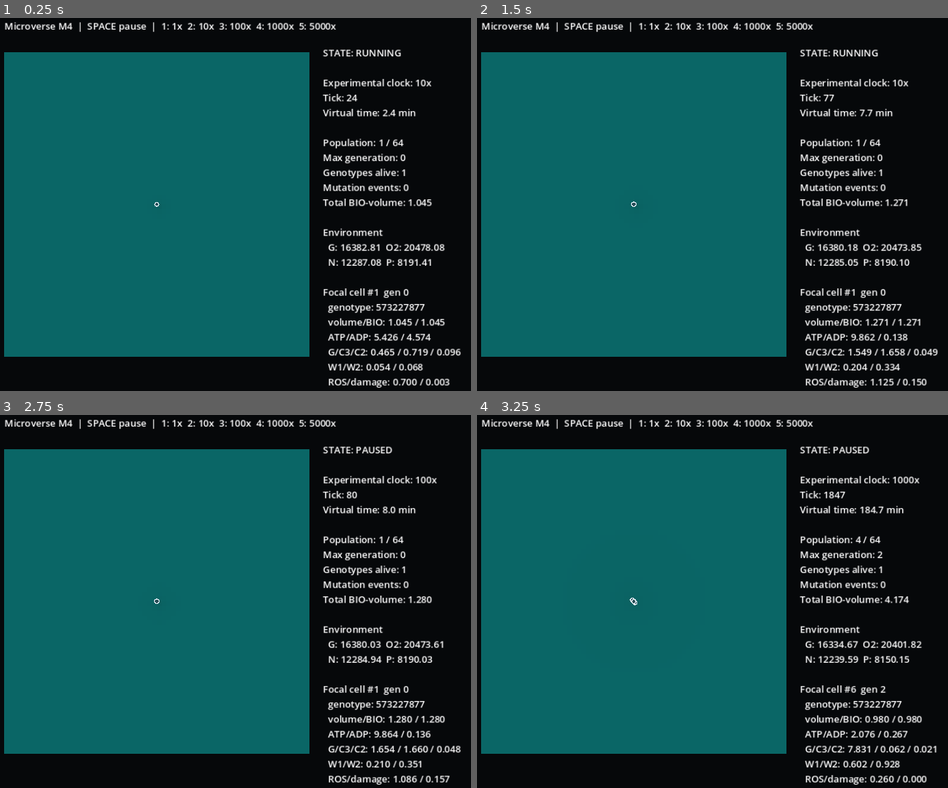
Above: before the commit, frames 1-4 (two rows, left to right).
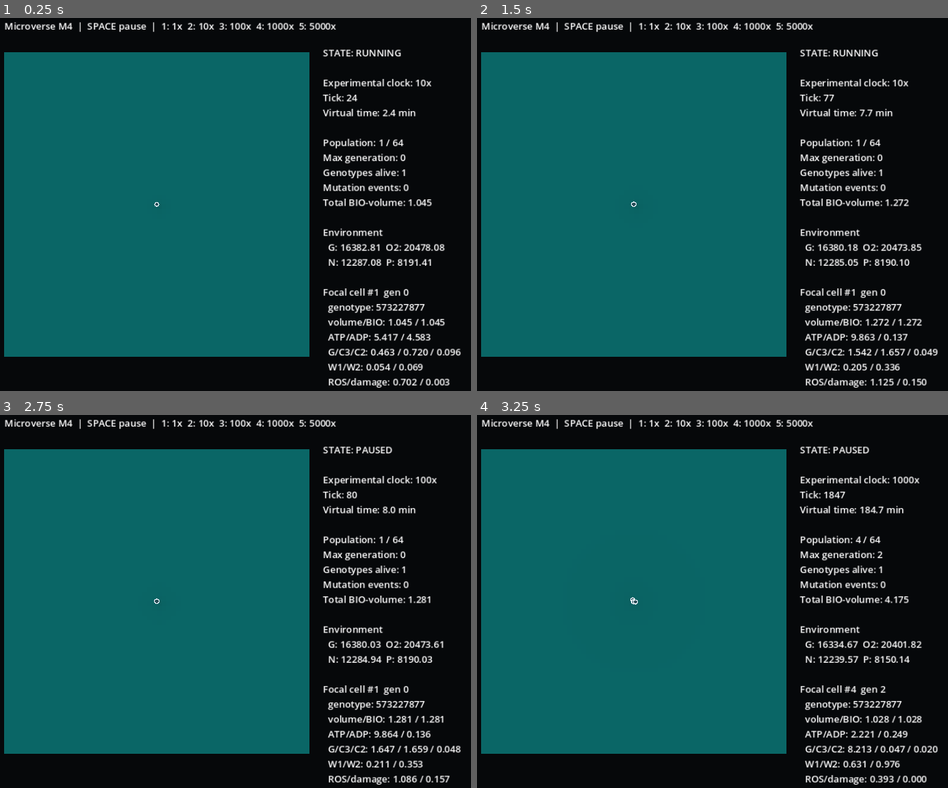
Above: after the commit, the same moments.

Repository: Feynman26/Microverse
Game: Godot game, scene res://src/ui/main.tscn
The game is run twice, just before and just after one commit, with the same random seed, the same clock (stepped at 60 frames per second) and the same inputs.
Inputs:
- Up to frame 1 (0.25 s): no input
- Up to frame 2 (1.5 s): tap Enter at 0.5 s; tap 1 at 0.6 s; tap Space at 0.77, 1.25 s; tap 2 at 1.35 s
- Up to frame 3 (2.75 s): tap Space at 1.52 s; tap Enter at 2 s; tap 3 at 2.1 s
- Up to frame 4 (3.25 s): tap Space at 2.75, 3.02 s; tap 4 at 2.85 s

The runs differ from the first frame. In frame 1, 0.1% of the frame differs, in the area x 82-92%, y 84-99%; in frame 2, 0.1%; in frame 3, 0.1%; in frame 4, 0.4%, in the area x 32-98%, y 48-99%.

Commit message:
fix: recycle expression turnover material within each molecular step

Diff:
--- a/src/expression/expression_solver.gd
+++ b/src/expression/expression_solver.gd
@@ -23,55 +23,82 @@
 	assert(dt >= 0.0)
 	state.assert_matches_genome(genome)
 	if dt <= 0.0:
-		return {"transcription": 0.0, "translation": 0.0, "atp_cost": 0.0, "regulation": {}}
+		return {"transcription": 0.0, "translation": 0.0, "atp_cost": 0.0, "nuc_committed": 0.0, "aa_committed": 0.0, "regulation": {}}
+
 	var old_mrna: Dictionary = state.mrna.duplicate(true)
 	var old_proteins: Dictionary = state.proteins.duplicate(true)
 	var transcription_requests: Dictionary = {}
 	var translation_requests: Dictionary = {}
 	var regulation: Dictionary = {}
+	var mrna_decay: Dictionary = {}
+	var protein_decay: Dictionary = {}
+	var returned_nuc: float = 0.0
+	var returned_aa: float = 0.0
+
+	# Decay and synthesis requests are all derived from the same molecular
+	# snapshot. Material released by turnover during this interval is eligible
+	# for resynthesis during the same interval, but it is computed before any
+	# locus is updated so iteration order cannot confer a resource advantage.
 	for gene in genome.genes:
 		var locus_id: int = int(gene.locus_id)
+		var m_old: float = float(old_mrna.get(locus_id, 0.0))
+		var p_old: float = float(old_proteins.get(locus_id, 0.0))
+		var m_deg: float = minf(m_old, m_old * float(config.mrna_decay_rate) * dt)
+		var p_deg: float = minf(p_old, p_old * float(config.protein_decay_rate) * dt)
+		mrna_decay[locus_id] = m_deg
+		protein_decay[locus_id] = p_deg
+		returned_nuc += m_deg * float(config.nuc_cost_per_mrna_unit)
+		returned_aa += p_deg * float(config.aa_cost_per_protein_unit)
+
 		var regulation_factor: float = _regulation_factor(gene, genome, old_proteins, config)
 		regulation[locus_id] = regulation_factor
 		var transcription_noise: float = _noise_multiplier(rng, float(config.expression_noise_fraction))
 		var translation_noise: float = _noise_multiplier(rng, float(config.expression_noise_fraction))
 		transcription_requests[locus_id] = maxf(0.0, float(config.transcription_rate) * float(gene.promoter_strength()) * regulation_factor * dt * transcription_noise)
-		translation_requests[locus_id] = maxf(0.0, float(config.translation_rate) * float(old_mrna.get(locus_id, 0.0)) * dt * translation_noise)
+		translation_requests[locus_id] = maxf(0.0, float(config.translation_rate) * m_old * dt * translation_noise)
+
 	var total_transcription: float = _sum_values(transcription_requests)
 	var total_translation: float = _sum_values(translation_requests)
 	var requested_atp: float = total_transcription * float(config.transcription_atp_cost_per_unit) + total_translation * float(config.translation_atp_cost_per_unit)
 	var requested_nuc: float = total_transcription * float(config.nuc_cost_per_mrna_unit)
 	var requested_aa: float = total_translation * float(config.aa_cost_per_protein_unit)
 	var atp_scale: float = _availability_scale(float(metabolites.get("ATP", 0.0)), requested_atp)
-	var nuc_scale: float = _availability_scale(float(metabolites.get("NUC", 0.0)), requested_nuc)
-	var aa_scale: float = _availability_scale(float(metabolites.get("AA", 0.0)), requested_aa)
+	var nuc_scale: float = _availability_scale(float(metabolites.get("NUC", 0.0)) + returned_nuc, requested_nuc)
+	var aa_scale: float = _availability_scale(float(metabolites.get("AA", 0.0)) + returned_aa, requested_aa)
 	var transcription_scale: float = minf(atp_scale, nuc_scale)
 	var translation_scale: float = minf(atp_scale, aa_scale)
+
 	var effective_transcription: float = 0.0
 	var effective_translation: float = 0.0
-	var returned_nuc: float = 0.0
-	var returned_aa: float = 0.0
 	for gene in genome.genes:
 		var locus_id: int = int(gene.locus_id)
 		var m_old: float = float(old_mrna.get(locus_id, 0.0))
 		var p_old: float = float(old_proteins.get(locus_id, 0.0))
-		var m_deg: float = minf(m_old, m_old * float(config.mrna_decay_rate) * dt)
-		var p_deg: float = minf(p_old, p_old * float(config.protein_decay_rate) * dt)
 		var m_new: float = float(transcription_requests[locus_id]) * transcription_scale
 		var p_new: float = float(translation_requests[locus_id]) * translation_scale
-		state.mrna[locus_id] = maxf(0.0, m_old - m_deg + m_new)
-		state.proteins[locus_id] = maxf(0.0, p_old - p_deg + p_new)
+		state.mrna[locus_id] = maxf(0.0, m_old - float(mrna_decay[locus_id]) + m_new)
+		state.proteins[locus_id] = maxf(0.0, p_old - float(protein_decay[locus_id]) + p_new)
 		effective_transcription += m_new
 		effective_translation += p_new
-		returned_nuc += m_deg * float(config.nuc_cost_per_mrna_unit)
-		returned_aa += p_deg * float(config.aa_cost_per_protein_unit)
+
 	var atp_spent: float = effective_transcription * float(config.transcription_atp_cost_per_unit) + effective_translation * float(config.translation_atp_cost_per_unit)
+	var nuc_committed: float = effective_transcription * float(config.nuc_cost_per_mrna_unit)
+	var aa_committed: float = effective_translation * float(config.aa_cost_per_protein_unit)
 	metabolites["ATP"] = maxf(0.0, float(metabolites.get("ATP", 0.0)) - atp_spent)
 	metabolites["ADP"] = float(metabolites.get("ADP", 0.0)) + atp_spent
-	metabolites["NUC"] = maxf(0.0, float(metabolites.get("NUC", 0.0)) - effective_transcription * float(config.nuc_cost_per_mrna_unit) + returned_nuc)
-	metabolites["AA"] = maxf(0.0, float(metabolites.get("AA", 0.0)) - effective_translation * float(config.aa_cost_per_protein_unit) + returned_aa)
+	metabolites["NUC"] = maxf(0.0, float(metabolites.get("NUC", 0.0)) + returned_nuc - nuc_committed)
+	metabolites["AA"] = maxf(0.0, float(metabolites.get("AA", 0.0)) + returned_aa - aa_committed)
 	state.assert_nonnegative()
-	return {"transcription": effective_transcription, "translation": effective_translation, "atp_cost": atp_spent, "regulation": regulation}
+	return {
+		"transcription": effective_transcription,
+		"translation": effective_translation,
+		"atp_cost": atp_spent,
+		"nuc_committed": nuc_committed,
+		"aa_committed": aa_committed,
+		"nuc_recycled": returned_nuc,
+		"aa_recycled": returned_aa,
+		"regulation": regulation
+	}
 
 static func partition(state, ratio: float, rng, config) -> Array:
 	assert(state != null)
@@ -93,6 +120,18 @@
 		first_proteins[locus_id] = p * local_ratio
 		second_proteins[locus_id] = p - float(first_proteins[locus_id])
 	return [ExpressionStateScript.new(first_mrna, first_proteins), ExpressionStateScript.new(second_mrna, second_proteins)]
+
+static func structural_totals(state, config) -> Dictionary:
+	# The molecular state explicitly sequesters precursor material. These totals
+	# can be added to MetabolicSolver.structural_totals() to audit C/N/P across
+	# expression turnover as well as catalytic chemistry.
+	var mrna_material: float = state.total_mrna() * float(config.nuc_cost_per_mrna_unit)
+	var protein_material: float = state.total_protein() * float(config.aa_cost_per_protein_unit)
+	return {
+		"C": mrna_material * 2.0 + protein_material * 2.0,
+		"N": mrna_material + protein_material,
+		"P": mrna_material
+	}
 
 static func _regulation_factor(target_gene, genome, protein_snapshot: Dictionary, config) -> float:
 	if not bool(config.regulation_enabled):
@@ -117,9 +156,6 @@
 	return clampf(1.0 + float(config.regulatory_gain) * normalized, float(config.regulatory_min_factor), float(config.regulatory_max_factor))
 
 static func _noise_multiplier(rng, fraction: float) -> float:
-	# Direct isolated-cell controls from older milestones do not pass the world
-	# RNG. They are intentionally deterministic/noise-free; authoritative engine
-	# runs always pass the seeded universe RNG.
 	if fraction <= 0.0 or rng == null:
 		return 1.0
 	return maxf(0.0, 1.0 + float(rng.randf_range(-fraction, fraction)))
